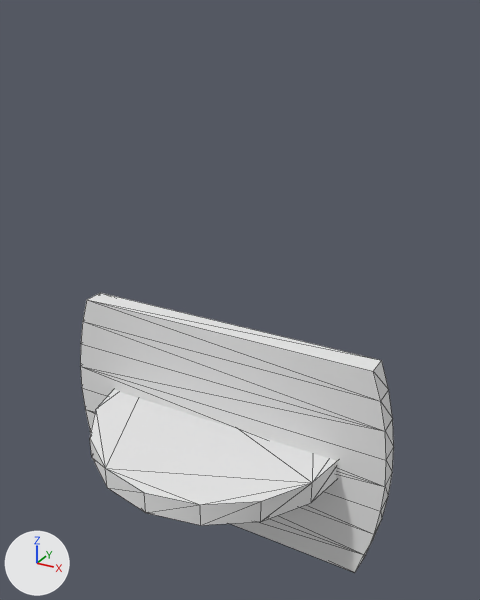
An edit to the OBJ model stands/CartoucheH_MSH.obj, drawn before and after from the same camera.
Rendered twice from a 50 mm camera at (0.834, -1.404, 1.116) aimed at (0.043, 0.034, 0.397). The axes (+X, +Y, +Z) are drawn at lower left. The lights are the same throughout. Mesh edges are drawn as thin lines. Where no turn or scale is listed for an object, it has been applied to the vertices. Vertices at the same position are counted once.

Names of what the first picture shows: 'CartoucheH_MSH'.
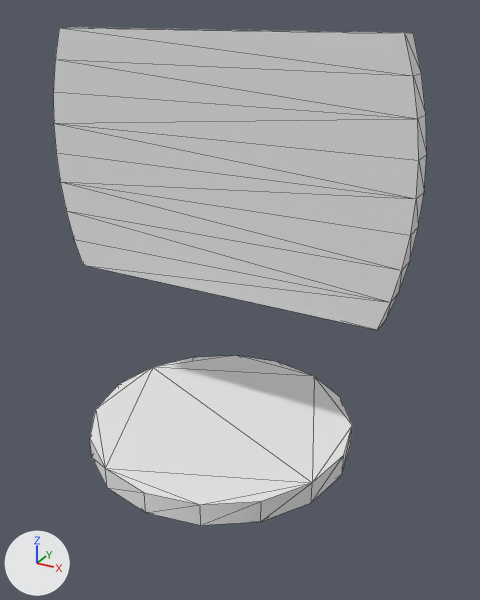
Pixel boxes [x1, y1, x2, y2] of what changed, in the pictures (480 x 600 px; the box of a moved part takes in the faces that stretch with it):
```json
{"object": "CartoucheH_MSH", "change": "reshaped", "before": [80, 293, 394, 573], "after": [53, 27, 427, 525], "on screen": "19% wider, 78% taller"}
{"part": 1, "of": "me_cartoucheh_msh", "change": "moved or reshaped", "before": [80, 293, 394, 573], "after": [53, 27, 427, 330]}
```

Edits to the scene script, one JSON object a line:
```json
{"block": "me_cartoucheh_msh", "where": "me_cartoucheh_msh.from_pydata(...)  # 68 vertices, 128 faces; spans x -0.5..0.5, y -0.375..0.375, z -0.32..0.32"}
{"block": "me_cartoucheh_msh", "where": "# used by ob_cartoucheh_msh; location = (0.0, 0.0, 0.0)"}
{"block": "me_cartoucheh_msh", "change": "me_cartoucheh_msh part 1: the loose piece of 36 vertices spanning x -0.5..0.5, y -0.031..0.031, z -0.32..0.32 is moved by (0.0, 0.0, 0.75)"}
```
